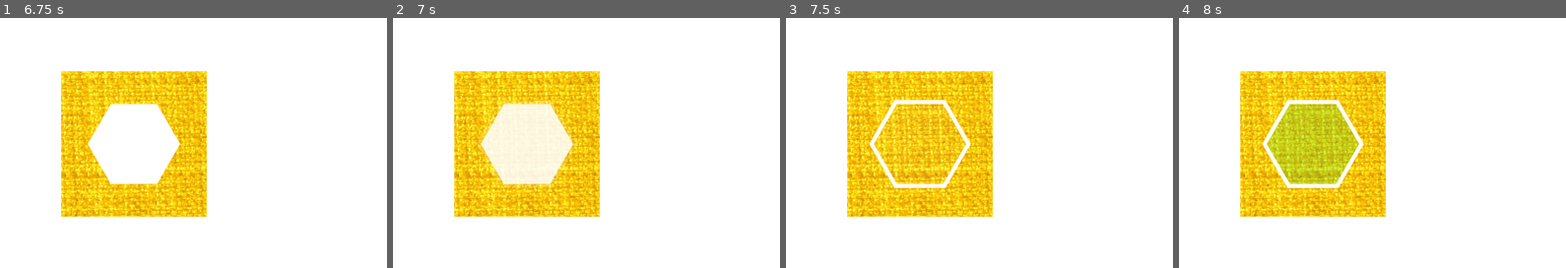
Above: before the commit, frames 1-4 (left to right).
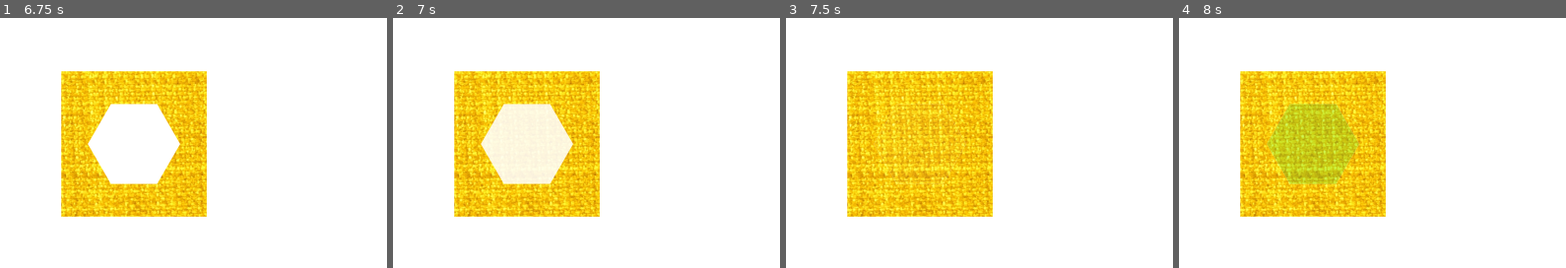
Above: after the commit, the same moments.

Repository: efor0004/spatial-fyp
Game: Godot game, scene res://Main Menu.tscn
Same seed, same stepped clock (60 frames per second), same inputs: the game is played once before the commit and once after it.
Inputs (mouse positions are % of the whole screen's width and height, from its top left):
- Up to frame 1 (6.75 s): click (50, 59) at 0.5 s; tap Enter at 1.25, 4.25, 6.5 s; move the mouse to (19, 34) at 1.27 s; click (19, 34) at 1.42 s; click "Begin as character 1" at 2 s; tap Space at 2.75, 5 s; move the mouse to (40, 59) at 2.77 s; click (40, 59) at 2.92 s; move the mouse to (62, 59) at 3.52 s; click (62, 59) at 3.67 s; move the mouse to (85, 59) at 4.27 s; click (85, 59) at 4.42 s; move the mouse to (81, 76) at 5.02 s; click (81, 76) at 5.17 s; move the mouse to (20, 41) at 5.77 s; click (20, 41) at 5.92 s; move the mouse to (56, 59) at 6.52 s; click (56, 59) at 6.67 s
- Up to frame 2 (7 s): no input
- Up to frame 3 (7.5 s): move the mouse to (35, 29) at 7.27 s; click (35, 29) at 7.42 s
- Up to frame 4 (8 s): no input
The pictures show only the part of the screen within x 0-50%, y 33-83%; the shares and areas given below are measured in that part.

Frame 1 is identical in both runs. In frame 2, 1.0% of the frame differs, in the area x 21-48%, y 33-68%; in frame 3, 1.4%, in the area x 21-48%, y 32-69%; in frame 4, 1.4%.

Commit message:
QUILT: Bug fixes

Diff:
--- a/quilt/app/Game.tscn
+++ b/quilt/app/Game.tscn
@@ -62,11 +62,22 @@
 "update": 0,
 "values": [ Color( 1, 1, 1, 1 ), Color( 1, 1, 1, 0 ), Color( 1, 1, 1, 0 ), Color( 1, 1, 1, 1 ) ]
 }
+tracks/4/type = "value"
+tracks/4/path = NodePath("AnimationPlayer1/Layer2/Option 1/Border:visible")
+tracks/4/interp = 1
+tracks/4/loop_wrap = true
+tracks/4/imported = false
+tracks/4/enabled = true
+tracks/4/keys = {
+"times": PoolRealArray( 0, 3, 4, 6.5 ),
+"transitions": PoolRealArray( 1, 1, 1, 1 ),
+"update": 1,
+"values": [ true, true, false, false ]
+}
 
 [sub_resource type="Animation" id=3]
 resource_name = "Incorrect"
 length = 8.0
-step = 0.5
 tracks/0/type = "value"
 tracks/0/path = NodePath("AnimationPlayer1/Layer2/Option 1:position")
 tracks/0/interp = 1
@@ -115,6 +126,18 @@
 "update": 0,
 "values": [ Color( 1, 1, 1, 1 ), Color( 1, 1, 1, 0 ), Color( 1, 1, 1, 0 ), Color( 1, 1, 1, 1 ) ]
 }
+tracks/4/type = "value"
+tracks/4/path = NodePath("AnimationPlayer1/Layer2/Option 1/Border:visible")
+tracks/4/interp = 1
+tracks/4/loop_wrap = true
+tracks/4/imported = false
+tracks/4/enabled = true
+tracks/4/keys = {
+"times": PoolRealArray( 0, 0.1, 2, 3, 8 ),
+"transitions": PoolRealArray( 1, 1, 1, 1, 1 ),
+"update": 1,
+"values": [ false, true, true, false, false ]
+}
 
 [sub_resource type="CanvasItemMaterial" id=4]
 light_mode = 2
@@ -131,7 +154,6 @@
 
 [sub_resource type="Animation" id=8]
 length = 7.5
-step = 0.5
 tracks/0/type = "value"
 tracks/0/path = NodePath("AnimationPlayer2/Layer3/Option 2:position")
 tracks/0/interp = 1
@@ -179,6 +201,18 @@
 "transitions": PoolRealArray( 1, 1, 1, 1 ),
 "update": 0,
 "values": [ Color( 1, 1, 1, 1 ), Color( 1, 1, 1, 0 ), Color( 1, 1, 1, 0 ), Color( 1, 1, 1, 1 ) ]
+}
+tracks/4/type = "value"
+tracks/4/path = NodePath("AnimationPlayer2/Layer3/Option 2/Border:visible")
+tracks/4/interp = 1
+tracks/4/loop_wrap = true
+tracks/4/imported = false
+tracks/4/enabled = true
+tracks/4/keys = {
+"times": PoolRealArray( 0, 0.1, 4, 5, 7.5 ),
+"transitions": PoolRealArray( 1, 1, 1, 1, 1 ),
+"update": 1,
+"values": [ false, true, true, false, false ]
 }
 
 [sub_resource type="Animation" id=9]
@@ -232,6 +266,18 @@
 "update": 0,
 "values": [ Color( 1, 1, 1, 1 ), Color( 1, 1, 1, 0 ), Color( 1, 1, 1, 0 ), Color( 1, 1, 1, 1 ) ]
 }
+tracks/4/type = "value"
+tracks/4/path = NodePath("AnimationPlayer2/Layer3/Option 2/Border:visible")
+tracks/4/interp = 1
+tracks/4/loop_wrap = true
+tracks/4/imported = false
+tracks/4/enabled = true
+tracks/4/keys = {
+"times": PoolRealArray( 0, 3, 4, 9 ),
+"transitions": PoolRealArray( 1, 1, 1, 1 ),
+"update": 1,
+"values": [ true, true, false, false ]
+}
 
 [sub_resource type="CanvasItemMaterial" id=10]
 light_mode = 2
@@ -245,7 +291,6 @@
 
 [sub_resource type="Animation" id=13]
 length = 8.5
-step = 0.5
 tracks/0/type = "value"
 tracks/0/path = NodePath("AnimationPlayer3/Layer4/Option 3:position")
 tracks/0/interp = 1
@@ -293,6 +338,18 @@
 "transitions": PoolRealArray( 1, 1 ),
 "update": 0,
 "values": [ Vector2( 1721, 768 ), Vector2( 356, 768 ) ]
+}
+tracks/4/type = "value"
+tracks/4/path = NodePath("AnimationPlayer3/Layer4/Option 3/Border:visible")
+tracks/4/interp = 1
+tracks/4/loop_wrap = true
+tracks/4/imported = false
+tracks/4/enabled = true
+tracks/4/keys = {
+"times": PoolRealArray( 0, 0.1, 5, 6, 8.5 ),
+"transitions": PoolRealArray( 1, 1, 1, 1, 1 ),
+"update": 1,
+"values": [ false, true, true, false, false ]
 }
 
 [sub_resource type="Animation" id=14]
@@ -346,6 +403,18 @@
 "update": 0,
 "values": [ Vector2( 1721, 768 ), Vector2( 356, 768 ), Vector2( 356, 768 ), Vector2( 356, 1750 ) ]
 }
+tracks/4/type = "value"
+tracks/4/path = NodePath("AnimationPlayer3/Layer4/Option 3/Border:visible")
+tracks/4/interp = 1
+tracks/4/loop_wrap = true
+tracks/4/imported = false
+tracks/4/enabled = true
+tracks/4/keys = {
+"times": PoolRealArray( 0, 4, 5, 10 ),
+"transitions": PoolRealArray( 1, 1, 1, 1 ),
+"update": 1,
+"values": [ true, true, false, false ]
+}
 
 [node name="Game" type="Node2D"]
 
@@ -416,6 +485,7 @@
 range_layer_max = 2
 
 [node name="Border" type="Sprite" parent="Question/AnimationPlayer1/Layer2/Option 1"]
+visible = false
 scale = Vector2( 1.1, 1.1 )
 z_index = -1
 texture = ExtResource( 2 )
@@ -466,6 +536,7 @@
 range_layer_max = 3
 
 [node name="Border" type="Sprite" parent="Question/AnimationPlayer2/Layer3/Option 2"]
+visible = false
 scale = Vector2( 1.1, 1.1 )
 z_index = -1
 texture = ExtResource( 2 )
@@ -518,6 +589,7 @@
 range_layer_max = 4
 
 [node name="Border" type="Sprite" parent="Question/AnimationPlayer3/Layer4/Option 3"]
+visible = false
 scale = Vector2( 1.1, 1.1 )
 z_index = -1
 texture = ExtResource( 2 )
--- a/quilt/app/scripts/utilities/save.gd
+++ b/quilt/app/scripts/utilities/save.gd
@@ -13,8 +13,9 @@
 
 	var level = 1
 	var question = 1
-	var question_order = general_utils.shuffle_question_order()
 	var difficulty = "normal"
+
+	var question_order = []
 
 	while(saved_data.get_position() < saved_data.get_len()):
 		var data = parse_json(saved_data.get_line())
@@ -32,10 +33,14 @@
 
 	saved_data.close()
 
+	global.current_level = level
+	global.current_question = question
+
+	if (question_order.size() <= 0):
+		question_order = general_utils.shuffle_question_order()
+
 	var shuffled_question = question_order[question - 1]
 
-	global.current_level = level
-	global.current_question = question
 	global.question_order = question_order
 	global.current_level_difficulty = difficulty
 	global.current_shuffled_question = shuffled_question
Not shown: 1 places in quilt/app/Game.tscn that only renumber resources
Not shown, changed: quilt/quilt-app.apk
